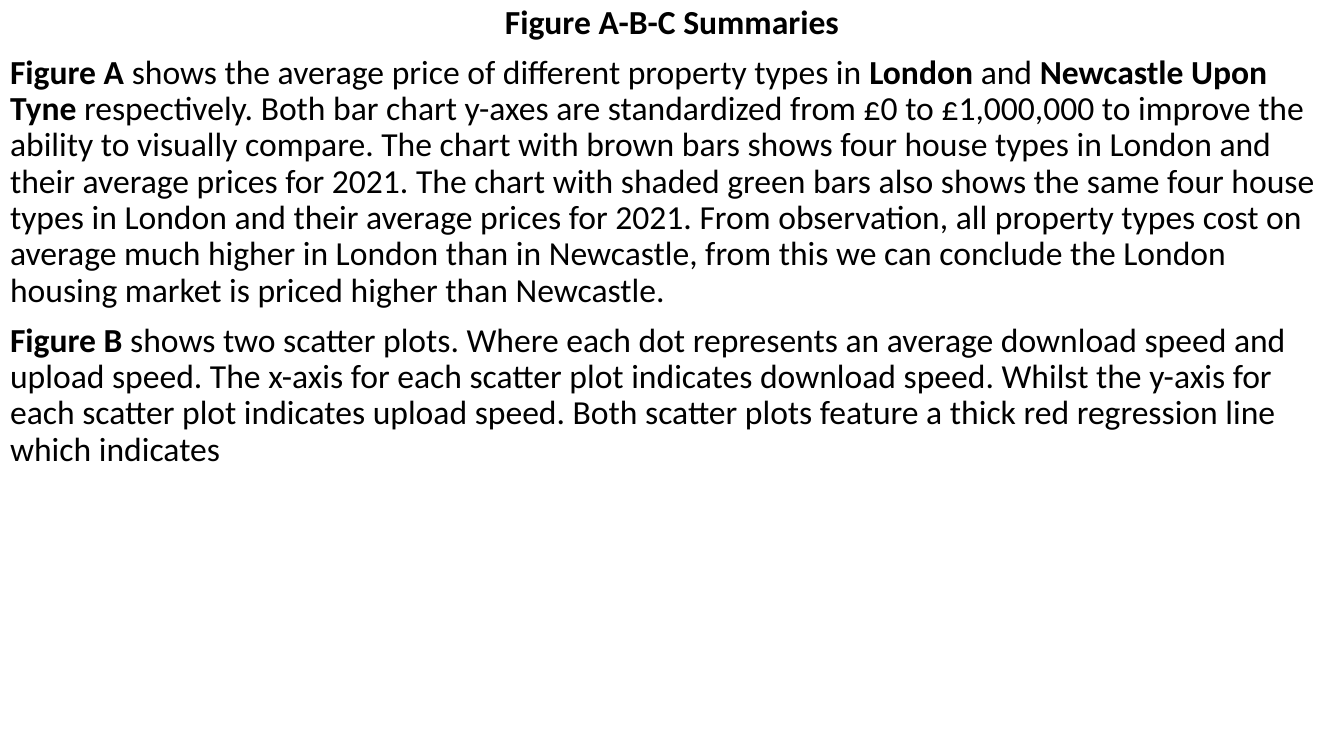
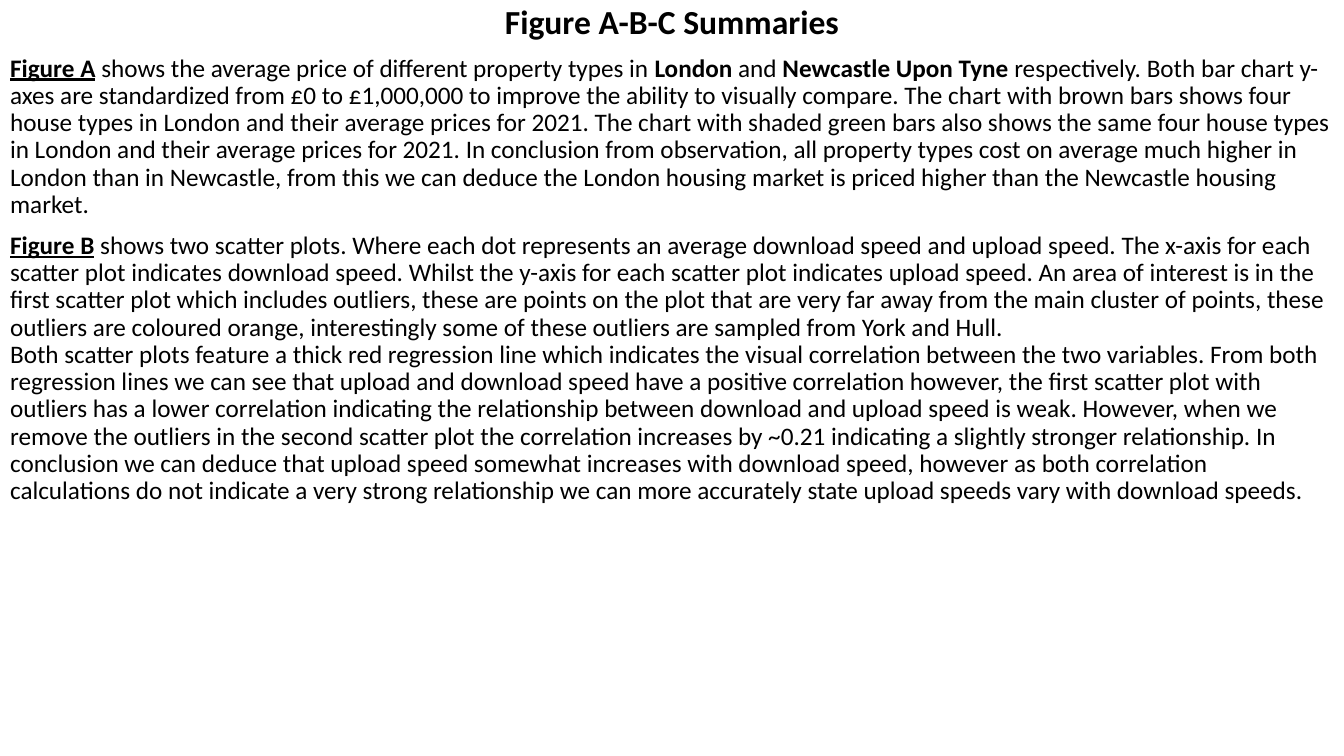
Before and after one commit to LeeTaylorLondon/Data-Visualisation, a slide deck: slide 1 of Data/Summary.pptx. Drawn at 1344x756 pixels with LibreOffice and Linux fonts; fonts in the diff are those of the drawing. Boxes give left, top, right and bottom in pixels: in the first picture for what was removed or moved away, otherwise in the second. Text is boxed around its words. In the diff, an @@ line names an element or a change of style, - is before the commit and + after.

Commit message:
Updated part_b, summary.pptx

```diff
--- a/Data/Summary.pptx
+++ b/Data/Summary.pptx
@@ subtitle at box(10, 59, 1329, 504): text changed; size 24 to 18 pt @@
-Figure A shows the average price of different property types in London and Newcastle Upon Tyne respectively. Both bar chart y-axes are standardized from £0 to £1,000,000 to improve the ability to visually compare. The chart with brown bars shows four house types in London and their average prices for 2021. The chart with shaded green bars also shows the same four house types in London and their average prices for 2021. From observation, all property types cost on average much higher in London than in Newcastle, from this we can conclude the London housing market is priced higher than Newcastle.
-Figure B shows two scatter plots. Where each dot represents an average download speed and upload speed. The x-axis for each scatter plot indicates download speed. Whilst the y-axis for each scatter plot indicates upload speed. Both scatter plots feature a thick red regression line which indicates
+Figure A shows the average price of different property types in London and Newcastle Upon Tyne respectively. Both bar chart y-axes are standardized from £0 to £1,000,000 to improve the ability to visually compare. The chart with brown bars shows four house types in London and their average prices for 2021. The chart with shaded green bars also shows the same four house types in London and their average prices for 2021. In conclusion from observation, all property types cost on average much higher in London than in Newcastle, from this we can deduce the London housing market is priced higher than the Newcastle housing market.
+Figure B shows two scatter plots. Where each dot represents an average download speed and upload speed. The x-axis for each scatter plot indicates download speed. Whilst the y-axis for each scatter plot indicates upload speed. An area of interest is in the first scatter plot which includes outliers, these are points on the plot that are very far away from the main cluster of points, these outliers are coloured orange, interestingly some of these outliers are sampled from York and Hull.
+Both scatter plots feature a thick red regression line which indicates the visual correlation between the two variables. From both regression lines we can see that upload and download speed have a positive correlation however, the first scatter plot with outliers has a lower correlation indicating the relationship between download and upload speed is weak. However, when we remove the outliers in the second scatter plot the correlation increases by ~0.21 indicating a slightly stronger relationship. In conclusion we can deduce that upload speed somewhat increases with download speed, however as both correlation calculations do not indicate a very strong relationship we can more accurately state upload speeds vary with download speeds.
```
Also in this commit, not shown: 3 other files.
